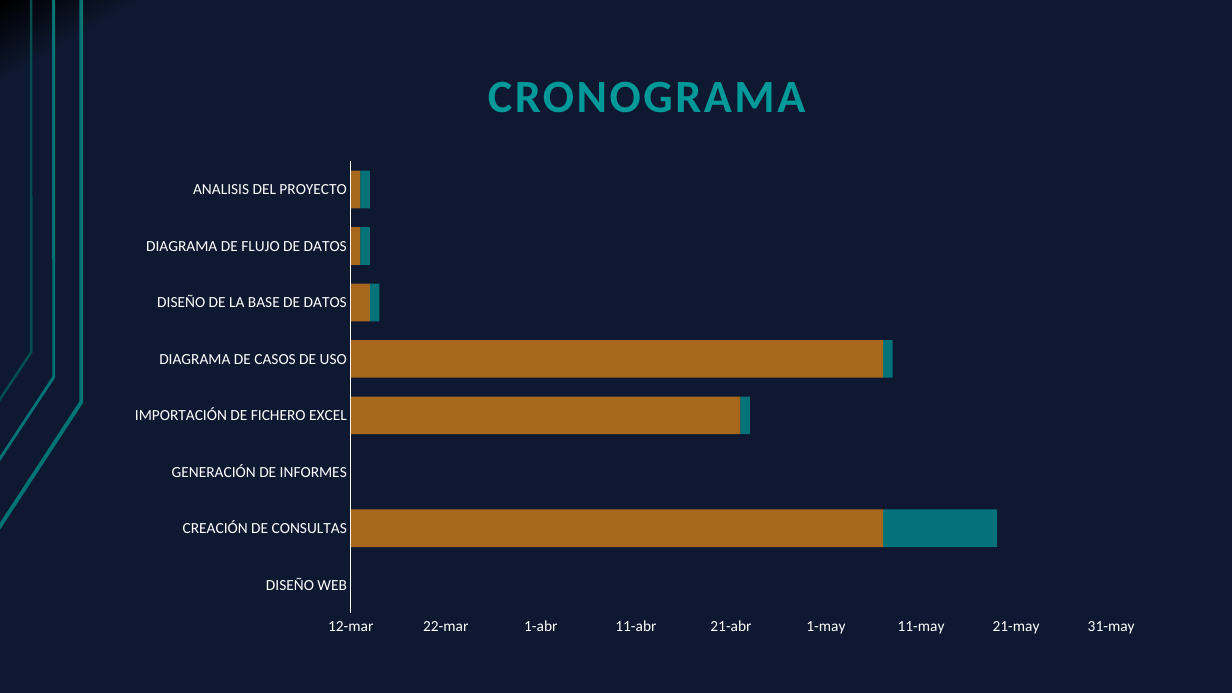
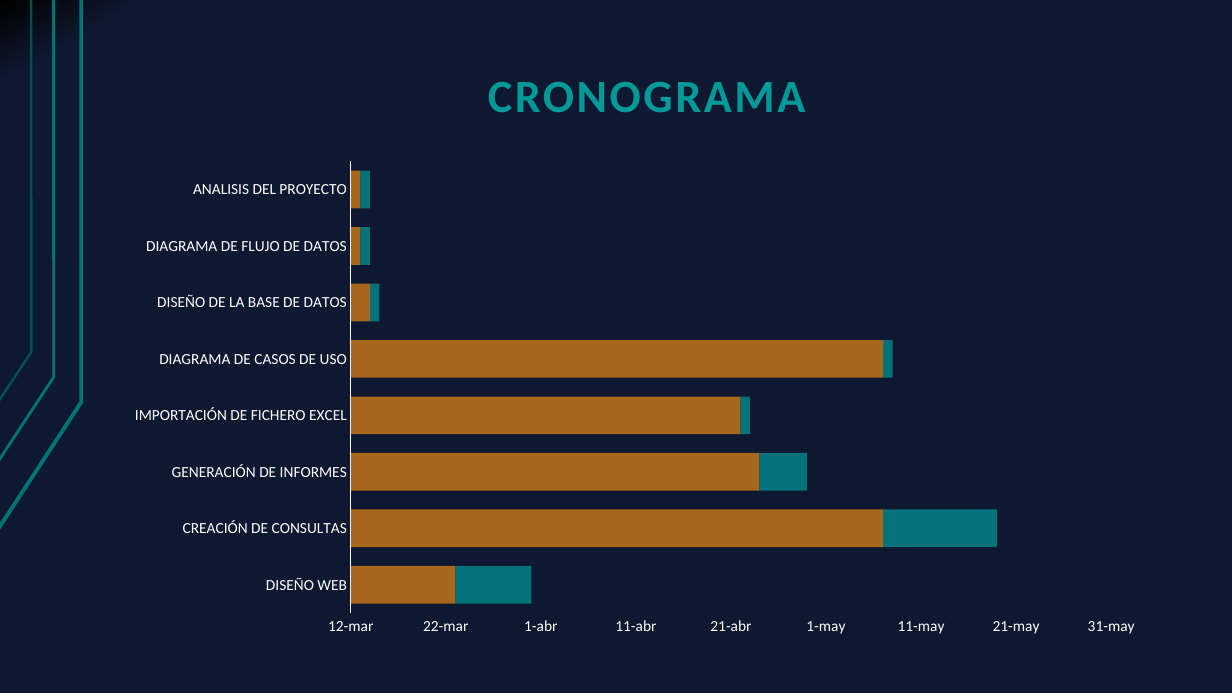
Before and after one commit to Cristoto/FederacionInformes, a slide deck: slide 15 of doc/Presentación/Generador de informes RFESS.pptx. Drawn at 1232x693 pixels with LibreOffice and Linux fonts; fonts in the diff are those of the drawing. Boxes give left, top, right and bottom in pixels: in the first picture for what was removed or moved away, otherwise in the second. Text is boxed around its words. In the diff, an @@ line names an element or a change of style, - is before the commit and + after.

Commit message:
Update presentacion

```diff
--- a/doc/Presentación/Generador de informes RFESS.pptx
+++ b/doc/Presentación/Generador de informes RFESS.pptx
@@ bar stacked chart at [114,152,1170,645] @@
@@ Series 1, GENERACIÓN DE INFORMES: - to 43214 @@
@@ Series 1, DISEÑO WEB: - to 43182 @@
@@ Series 2, GENERACIÓN DE INFORMES: 0 to 5 @@
@@ Series 2, DISEÑO WEB: 0 to 8 @@
```
Also in this commit, not shown: 1 other slide changed.
